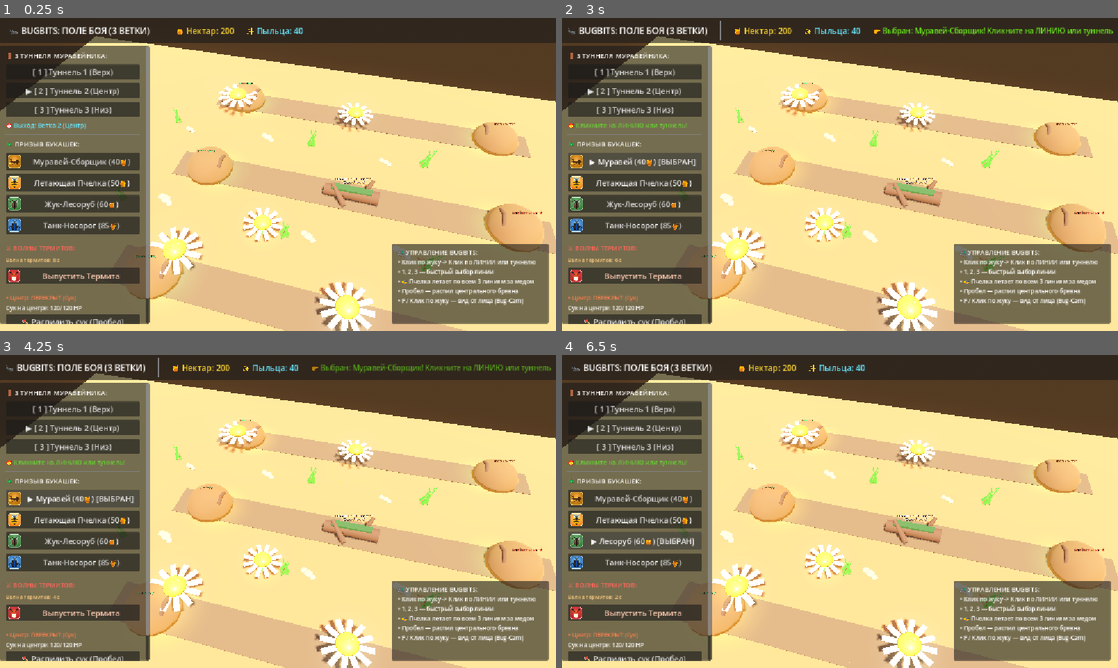
Above: before the commit, frames 1-4 (two rows, left to right).
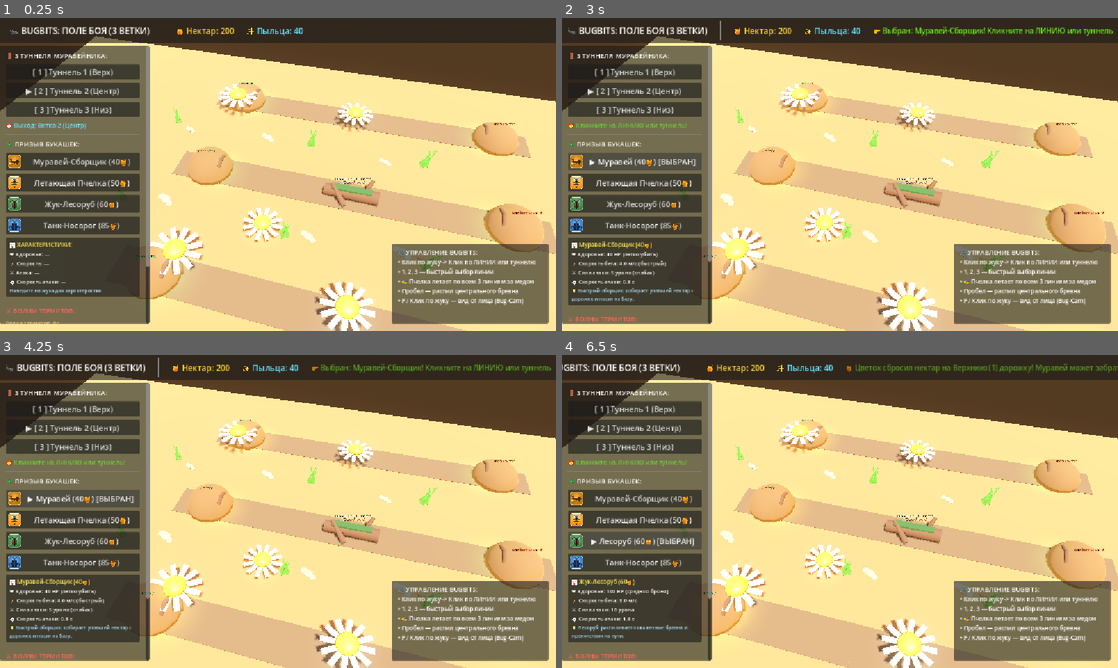
Above: after the commit, the same moments.

Repository: OLLEZHIK/game
Game: Godot game, scene res://scenes/main.tscn
Same seed, same stepped clock (60 frames per second), same inputs: the game is played once before the commit and once after it.
Inputs:
- Up to frame 1 (0.25 s): no input
- Up to frame 2 (3 s): click "[ 1 ] Туннель 1 (Верх)" at 0.5 s; click "▶ [ 2 ] Туннель 2 (Центр)" at 1.25 s; click "[ 3 ] Туннель 3 (Низ)" at 2 s; click "Муравей-Сборщик (40🍯)" at 2.75 s
- Up to frame 3 (4.25 s): click "▶ Муравей (40🍯) [ВЫБРАН]" at 3.5 s
- Up to frame 4 (6.5 s): click "Летающая Пчелка (50🍯)" at 4.25 s; click "▶ Пчелка (50🍯) [ВЫБРАНА]" at 5 s; click "Жук-Лесоруб (60🍯)" at 5.75 s

The runs differ from the first frame. In frame 1, 4.7% of the frame differs, in the area x 1-65%, y 22-98%; in frame 2, 5.2%; in frame 3, 5.2%; in frame 4, 6.6%, in the area x 0-100%, y 2-98%.

Commit message:
Add 10s flower nectar drop mechanic, worker ant path collection, bee flower harvest, and bug characteristics display

Diff:
--- a/scenes/main.tscn
+++ b/scenes/main.tscn
@@ -191,6 +191,60 @@
 icon = ExtResource("7_irhino")
 expand_icon = true
 
+[node name="BugStatsPanel" type="PanelContainer" parent="UI/LeftPanel/ScrollContainer/MarginContainer/VBoxContainer"]
+unique_name_in_owner = true
+layout_mode = 2
+
+[node name="StatsMargin" type="MarginContainer" parent="UI/LeftPanel/ScrollContainer/MarginContainer/VBoxContainer/BugStatsPanel"]
+layout_mode = 2
+theme_override_constants/margin_left = 8
+theme_override_constants/margin_top = 6
+theme_override_constants/margin_right = 8
+theme_override_constants/margin_bottom = 6
+
+[node name="StatsVBox" type="VBoxContainer" parent="UI/LeftPanel/ScrollContainer/MarginContainer/VBoxContainer/BugStatsPanel/StatsMargin"]
+layout_mode = 2
+theme_override_constants/separation = 3
+
+[node name="LabelStatTitle" type="Label" parent="UI/LeftPanel/ScrollContainer/MarginContainer/VBoxContainer/BugStatsPanel/StatsMargin/StatsVBox"]
+unique_name_in_owner = true
+layout_mode = 2
+theme_override_colors/font_color = Color(1, 0.9, 0.3, 1)
+theme_override_font_sizes/font_size = 12
+text = "📊 ХАРАКТЕРИСТИКИ:"
+
+[node name="LabelStatHp" type="Label" parent="UI/LeftPanel/ScrollContainer/MarginContainer/VBoxContainer/BugStatsPanel/StatsMargin/StatsVBox"]
+unique_name_in_owner = true
+layout_mode = 2
+theme_override_font_sizes/font_size = 11
+text = "❤️ Здоровье: —"
+
+[node name="LabelStatSpeed" type="Label" parent="UI/LeftPanel/ScrollContainer/MarginContainer/VBoxContainer/BugStatsPanel/StatsMargin/StatsVBox"]
+unique_name_in_owner = true
+layout_mode = 2
+theme_override_font_sizes/font_size = 11
+text = "🏃 Скорость: —"
+
+[node name="LabelStatDamage" type="Label" parent="UI/LeftPanel/ScrollContainer/MarginContainer/VBoxContainer/BugStatsPanel/StatsMargin/StatsVBox"]
+unique_name_in_owner = true
+layout_mode = 2
+theme_override_font_sizes/font_size = 11
+text = "⚔️ Атака: —"
+
+[node name="LabelStatCadence" type="Label" parent="UI/LeftPanel/ScrollContainer/MarginContainer/VBoxContainer/BugStatsPanel/StatsMargin/StatsVBox"]
+unique_name_in_owner = true
+layout_mode = 2
+theme_override_font_sizes/font_size = 11
+text = "⏱️ Скорость атаки: —"
+
+[node name="LabelStatDesc" type="Label" parent="UI/LeftPanel/ScrollContainer/MarginContainer/VBoxContainer/BugStatsPanel/StatsMargin/StatsVBox"]
+unique_name_in_owner = true
+layout_mode = 2
+theme_override_colors/font_color = Color(0.7, 0.9, 1, 1)
+theme_override_font_sizes/font_size = 10
+text = "Наведите на жука для характеристик"
+autowrap_mode = 2
+
 [node name="HSeparator2" type="HSeparator" parent="UI/LeftPanel/ScrollContainer/MarginContainer/VBoxContainer"]
 layout_mode = 2
 
@@ -241,17 +295,6 @@
 layout_mode = 2
 focus_mode = 0
 text = "🪓 Распилить сук (Пробел)"
-
-[node name="HSeparator4" type="HSeparator" parent="UI/LeftPanel/ScrollContainer/MarginContainer/VBoxContainer"]
-layout_mode = 2
-
-[node name="LabelSelectedBug" type="Label" parent="UI/LeftPanel/ScrollContainer/MarginContainer/VBoxContainer"]
-unique_name_in_owner = true
-layout_mode = 2
-theme_override_colors/font_color = Color(0.5, 0.9, 1, 1)
-theme_override_font_sizes/font_size = 12
-text = "Кликните по жуку для выбора"
-autowrap_mode = 2
 
 [node name="ControlGuide" type="PanelContainer" parent="UI"]
 anchors_preset = 3
--- a/scenes/map/forest_map.tscn
+++ b/scenes/map/forest_map.tscn
@@ -162,18 +162,29 @@
 
 [node name="Daisy1" parent="Props/Daisies" instance=ExtResource("8_pdaisy")]
 transform = Transform3D(1.2, 0, 0, 0, 1.2, 0, 0, 0, 1.2, -6, 0, 10.5)
+can_drop_nectar = true
+associated_lane_index = 2
+drop_target_z = 12.0
 
 [node name="Daisy2" parent="Props/Daisies" instance=ExtResource("8_pdaisy")]
 transform = Transform3D(1.1, 0, 0, 0, 1.1, 0, 0, 0, 1.1, 8, 0, 11.5)
+can_drop_nectar = false
 
 [node name="Daisy3" parent="Props/Daisies" instance=ExtResource("8_pdaisy")]
 transform = Transform3D(1.3, 0, 0, 0, 1.3, 0, 0, 0, 1.3, -8, 0, -10.5)
+can_drop_nectar = true
+associated_lane_index = 0
+drop_target_z = -12.0
 
 [node name="Daisy4" parent="Props/Daisies" instance=ExtResource("8_pdaisy")]
 transform = Transform3D(1.1, 0, 0, 0, 1.1, 0, 0, 0, 1.1, 6, 0, -11)
+can_drop_nectar = true
+associated_lane_index = 0
+drop_target_z = -12.0
 
 [node name="Daisy5" parent="Props/Daisies" instance=ExtResource("8_pdaisy")]
 transform = Transform3D(0.95, 0, 0, 0, 0.95, 0, 0, 0, 0.95, 0, 0, 6)
+can_drop_nectar = false
 
 [node name="Pebbles" type="Node3D" parent="Props"]
 
--- a/scenes/props/daisy_flower.tscn
+++ b/scenes/props/daisy_flower.tscn
@@ -4,6 +4,7 @@
 [ext_resource type="Material" uid="uid://m_daisy_center01" path="res://assets/materials/mat_daisy_center.tres" id="2_mcenter"]
 [ext_resource type="Material" uid="uid://m_nectar01" path="res://assets/materials/mat_nectar.tres" id="3_mnectar"]
 [ext_resource type="Material" uid="uid://m_grass01" path="res://assets/materials/mat_grass.tres" id="4_mleaf"]
+[ext_resource type="Script" path="res://scripts/props/flower.gd" id="5_fscript"]
 
 [sub_resource type="SphereMesh" id="SphereMesh_center"]
 material = ExtResource("2_mcenter")
@@ -32,6 +33,7 @@
 radial_segments = 8
 
 [node name="DaisyFlower" type="Node3D"]
+script = ExtResource("5_fscript")
 
 [node name="Stem" type="MeshInstance3D" parent="."]
 transform = Transform3D(1, 0, 0, 0, 1, 0, 0, 0, 1, 0, 0.7, 0)
--- /dev/null
+++ b/scenes/props/fallen_nectar_drop.tscn
@@ -0,0 +1,45 @@
+[gd_scene load_steps=6 format=3 uid="uid://b_drop_nectar01"]
+
+[ext_resource type="Script" path="res://scripts/props/fallen_nectar_drop.gd" id="1_dscript"]
+[ext_resource type="Material" uid="uid://m_nectar01" path="res://assets/materials/mat_nectar.tres" id="2_dmnectar"]
+
+[sub_resource type="SphereMesh" id="SphereMesh_drop"]
+material = ExtResource("2_dmnectar")
+radius = 0.32
+height = 0.52
+radial_segments = 12
+rings = 6
+
+[sub_resource type="SphereShape3D" id="SphereShape3D_drop"]
+radius = 0.6
+
+[node name="FallenNectarDrop" type="Area3D"]
+collision_layer = 3
+collision_mask = 3
+script = ExtResource("1_dscript")
+
+[node name="CollisionShape3D" type="CollisionShape3D" parent="."]
+shape = SubResource("SphereShape3D_drop")
+
+[node name="Visual" type="Node3D" parent="."]
+
+[node name="Droplet" type="MeshInstance3D" parent="Visual"]
+transform = Transform3D(1, 0, 0, 0, 1, 0, 0, 0, 1, 0, 0.15, 0)
+mesh = SubResource("SphereMesh_drop")
+
+[node name="Label3D" type="Label3D" parent="Visual"]
+transform = Transform3D(1, 0, 0, 0, 1, 0, 0, 0, 1, 0, 0.65, 0)
+pixel_size = 0.007
+billboard = 1
+double_sided = false
+text = "🍯 +30"
+font_size = 24
+outline_size = 4
+outline_color = Color(0, 0, 0, 0.85)
+modulate = Color(1, 0.9, 0.3, 1)
+
+[node name="OmniLight3D" type="OmniLight3D" parent="."]
+transform = Transform3D(1, 0, 0, 0, 1, 0, 0, 0, 1, 0, 0.4, 0)
+light_color = Color(1, 0.8, 0.25, 1)
+light_energy = 1.2
+omni_range = 2.2
--- a/scenes/units/rhino_beetle.tscn
+++ b/scenes/units/rhino_beetle.tscn
@@ -29,9 +29,10 @@
 script = ExtResource("1_urhino")
 unit_name = "Жук-Носорог (Танк)"
 role = 1
-max_health = 240.0
-move_speed = 2.2
-attack_damage = 22.0
+max_health = 260.0
+move_speed = 1.8
+attack_damage = 30.0
+attack_cooldown = 1.6
 
 [node name="Visuals" type="Node3D" parent="."]
 
--- a/scenes/units/termite_soldier.tscn
+++ b/scenes/units/termite_soldier.tscn
@@ -32,8 +32,9 @@
 role = 3
 is_enemy = true
 max_health = 85.0
-move_speed = 2.8
-attack_damage = 18.0
+move_speed = 2.6
+attack_damage = 16.0
+attack_cooldown = 1.1
 
 [node name="Visuals" type="Node3D" parent="."]
 
--- a/scenes/units/woodcutter_beetle.tscn
+++ b/scenes/units/woodcutter_beetle.tscn
@@ -29,9 +29,10 @@
 script = ExtResource("1_uwood")
 unit_name = "Жук-Лесоруб (Усач)"
 role = 2
-max_health = 110.0
+max_health = 100.0
 move_speed = 3.0
-attack_damage = 15.0
+attack_damage = 16.0
+attack_cooldown = 1.0
 
 [node name="Visuals" type="Node3D" parent="."]
 
--- a/scenes/units/worker_ant.tscn
+++ b/scenes/units/worker_ant.tscn
@@ -31,8 +31,10 @@
 script = ExtResource("1_uhead")
 unit_name = "Муравей-Рабочий"
 role = 0
-max_health = 65.0
-move_speed = 3.8
+max_health = 40.0
+move_speed = 4.6
+attack_damage = 5.0
+attack_cooldown = 0.8
 
 [node name="Visuals" type="Node3D" parent="."]
 
--- a/scripts/core/main.gd
+++ b/scripts/core/main.gd
@@ -7,6 +7,7 @@
 const WOODCUTTER_BEETLE_SCENE = preload("res://scenes/units/woodcutter_beetle.tscn")
 const FLYING_BEE_SCENE = preload("res://scenes/units/flying_bee.tscn")
 const TERMITE_SOLDIER_SCENE = preload("res://scenes/units/termite_soldier.tscn")
+const FALLEN_NECTAR_DROP_SCENE = preload("res://scenes/props/fallen_nectar_drop.tscn")
 
 @onready var forest_map: ForestMap = $ForestMap
 @onready var rts_camera: RTSCamera = $RTSCamera
@@ -26,10 +27,20 @@
 @onready var btn_spawn_rhino: Button = %BtnSpawnRhino
 @onready var btn_spawn_enemy: Button = %BtnSpawnEnemy if has_node("%BtnSpawnEnemy") else null
 @onready var label_wave_status: Label = %LabelWaveStatus if has_node("%LabelWaveStatus") else null
-@onready var label_selected_bug: Label = %LabelSelectedBug
+
+# Stats panel elements
+@onready var label_stat_title: Label = %LabelStatTitle if has_node("%LabelStatTitle") else null
+@onready var label_stat_hp: Label = %LabelStatHp if has_node("%LabelStatHp") else null
+@onready var label_stat_speed: Label = %LabelStatSpeed if has_node("%LabelStatSpeed") else null
+@onready var label_stat_damage: Label = %LabelStatDamage if has_node("%LabelStatDamage") else null
+@onready var label_stat_cadence: Label = %LabelStatCadence if has_node("%LabelStatCadence") else null
+@onready var label_stat_desc: Label = %LabelStatDesc if has_node("%LabelStatDesc") else null
+
 @onready var bug_cam_banner: PanelContainer = %BugCamBanner
 @onready var label_notification: Label = %LabelNotification if has_node("%LabelNotification") else null
 @onready var label_active_lane: Label = %LabelActiveLane if has_node("%LabelActiveLane") else null
+
+var fallen_nectar_drops: Array = []
 
 # Economy resources (from docs/03_economy_and_resources.md)
 var nectar: int = 200
@@ -76,16 +87,21 @@
 	# Bug selection buttons
 	if btn_spawn_worker:
 		btn_spawn_worker.pressed.connect(func(): select_bug_for_deployment(WORKER_ANT_SCENE, 40, "Муравей-Сборщик"))
+		btn_spawn_worker.mouse_entered.connect(func(): display_stats_for_bug_name("Муравей-Сборщик"))
 	if btn_spawn_bee:
 		btn_spawn_bee.pressed.connect(func(): select_bug_for_deployment(FLYING_BEE_SCENE, 50, "Летающая Пчелка"))
+		btn_spawn_bee.mouse_entered.connect(func(): display_stats_for_bug_name("Летающая Пчелка"))
 	if btn_spawn_woodcutter:
 		btn_spawn_woodcutter.pressed.connect(func(): select_bug_for_deployment(WOODCUTTER_BEETLE_SCENE, 60, "Жук-Лесоруб"))
+		btn_spawn_woodcutter.mouse_entered.connect(func(): display_stats_for_bug_name("Жук-Лесоруб"))
 	if btn_spawn_rhino:
 		btn_spawn_rhino.pressed.connect(func(): select_bug_for_deployment(RHINO_BEETLE_SCENE, 85, "Танк-Носорог"))
+		btn_spawn_rhino.mouse_entered.connect(func(): display_stats_for_bug_name("Танк-Носорог"))
 
 	# Enemy manual trigger button
 	if btn_spawn_enemy:
 		btn_spawn_enemy.pressed.connect(func(): spawn_enemy_wave(randi() % 3))
+		btn_spawn_enemy.mouse_entered.connect(func(): display_stats_for_bug_name("Термит-Воин"))
 
 	# Connect 3D world tunnel and lane clicking
 	if forest_map:
@@ -142,6 +158,7 @@
 
 ## 1. Step 1: Player clicks on bug icon to deploy
 func select_bug_for_deployment(scene: PackedScene, cost: int, title: String) -> void:
+	display_stats_for_bug_name(title)
 	if nectar < cost:
 		show_notice("❌ Недостаточно нектара! Нужно: %d🍯 (у вас: %d🍯)" % [cost, nectar], Color(1, 0.35, 0.3))
 		return
@@ -178,6 +195,7 @@
 	if forest_map and forest_map.allied_base:
 		forest_map.allied_base.set_highlight_for_deployment(false)
 	_update_bug_button_styles()
+	clear_bug_stats()
 	show_notice("Выбор отменен.", Color(0.8, 0.8, 0.8))
 
 func _update_bug_button_styles() -> void:
@@ -264,8 +282,7 @@
 
 func select_unit(unit: Node3D) -> void:
 	selected_unit = unit
-	if label_selected_bug and "unit_name" in unit:
-		label_selected_bug.text = "Выбран: %s\n(Нажмите F для Bug-Cam)" % unit.unit_name
+	display_stats_from_unit(unit)
 
 func toggle_bug_cam_on_selected() -> void:
 	if not selected_unit:
@@ -281,10 +298,62 @@
 	active_units.erase(unit)
 	if selected_unit == unit:
 		selected_unit = null
+		clear_bug_stats()
 		if rts_camera and rts_camera.is_bug_cam:
 			rts_camera.reset_to_overview()
-		if label_selected_bug:
-			label_selected_bug.text = "Жук погиб!"
+
+func spawn_fallen_nectar_drop(pos: Vector3, lane_idx: int) -> Node3D:
+	var drop = FALLEN_NECTAR_DROP_SCENE.instantiate()
+	drop.position = pos
+	drop.lane_index = lane_idx
+	add_child(drop)
+	fallen_nectar_drops.append(drop)
+	drop.tree_exited.connect(func(): fallen_nectar_drops.erase(drop))
+	var lane_names = ["Верхнюю (1)", "Среднюю (2)", "Нижнюю (3)"]
+	show_notice("🍯 Цветок сбросил нектар на %s дорожку! Муравей может забрать его." % lane_names[lane_idx], Color(1.0, 0.85, 0.2))
+	return drop
+
+func display_bug_stats(title_str: String, hp_str: String, speed_str: String, dmg_str: String, cadence_str: String, desc_str: String) -> void:
+	if label_stat_title:
+		label_stat_title.text = "📊 %s" % title_str
+	if label_stat_hp:
+		label_stat_hp.text = "❤️ Здоровье: %s" % hp_str
+	if label_stat_speed:
+		label_stat_speed.text = "🏃 Скорость бега: %s" % speed_str
+	if label_stat_damage:
+		label_stat_damage.text = "⚔️ Сила атаки: %s" % dmg_str
+	if label_stat_cadence:
+		label_stat_cadence.text = "⏱️ Скорость атаки: %s" % cadence_str
+	if label_stat_desc:
+		label_stat_desc.text = desc_str
+
+func display_stats_for_bug_name(bname: String) -> void:
+	match bname:
+		"Муравей-Сборщик":
+			display_bug_stats("Муравей-Сборщик (40🍯)", "40 HP (легко убить)", "4.6 м/с (быстрый)", "5 урона (слабая)", "0.8 с", "💡 Быстрый сборщик: собирает упавший нектар с дорожек и носит на базу.")
+		"Летающая Пчелка":
+			display_bug_stats("Летающая Пчелка (50🍯)", "45 HP", "5.5 м/с (полет над полем)", "0 урона (мирный)", "—", "💡 Воздушный сборщик: забирает нектар прямо с цветков за 10с до их падения (+30🍯).")
+		"Жук-Лесоруб":
+			display_bug_stats("Жук-Лесоруб (60🍯)", "100 HP (средняя броня)", "3.0 м/с", "16 урона", "1.0 с", "💡 Лесоруб: распиливает поваленные бревна и препятствия на пути.")
+		"Танк-Носорог":
+			display_bug_stats("Танк-Носорог (85🍯)", "260 HP (огромный запас)", "1.8 м/с (медленный ход)", "30 урона (повышенная)", "1.6 с (медленный удар)", "💡 Танк: медленный, медленно бьет, но имеет колоссальное HP и сокрушительный таран.")
+		"Термит-Воин":
+			display_bug_stats("Термит-Воин (Враг)", "85 HP", "2.6 м/с", "16 урона", "1.1 с", "💡 Вражеский солдат: совершает набеги на нашу колонию.")
+
+func display_stats_from_unit(unit: Node3D) -> void:
+	if not is_instance_valid(unit):
+		return
+	var uname = unit.get("unit_name") if "unit_name" in unit else "Юнит"
+	var chp = int(unit.get("current_health")) if "current_health" in unit else 0
+	var mhp = int(unit.get("max_health")) if "max_health" in unit else 0
+	var spd = unit.get("move_speed") if "move_speed" in unit else 0.0
+	var dmg = unit.get("attack_damage") if "attack_damage" in unit else 0.0
+	var cad = unit.get("attack_cooldown") if "attack_cooldown" in unit else 0.0
+
+	display_bug_stats(uname, "%d / %d HP" % [chp, mhp], "%.1f м/с" % spd, "%.0f урона" % dmg if dmg > 0 else "—", "%.1f с" % cad if cad > 0 else "—", "Нажмите F для вида от лица (Bug-Cam)")
+
+func clear_bug_stats() -> void:
+	display_bug_stats("ХАРАКТЕРИСТИКИ:", "—", "—", "—", "—", "Кликните по жуку для деталей (F — вид от лица)")
 
 func saw_mid_log() -> void:
 	if forest_map:
--- /dev/null
+++ b/scripts/props/fallen_nectar_drop.gd
@@ -0,0 +1,60 @@
+class_name FallenNectarDrop
+extends Area3D
+
+signal collected(by_who: Node)
+
+@export var nectar_value: int = 30
+@export var lane_index: int = 0
+
+var is_collected: bool = false
+var _bob_timer: float = 0.0
+var _base_y: float = 0.22
+
+@onready var visual: Node3D = $Visual
+@onready var light: OmniLight3D = $OmniLight3D if has_node("OmniLight3D") else null
+
+func _ready() -> void:
+	_base_y = position.y
+	input_ray_pickable = true
+	input_event.connect(_on_input_event)
+
+	# Spawn drop animation (fall and bounce)
+	position.y = 1.6
+	var tween = create_tween()
+	tween.tween_property(self, "position:y", _base_y, 0.45).set_trans(Tween.TRANS_BOUNCE).set_ease(Tween.EASE_OUT)
+
+func _process(delta: float) -> void:
+	if is_collected:
+		return
+	_bob_timer += delta
+	# Gentle floating bob and slight spin
+	if visual:
+		visual.position.y = sin(_bob_timer * 4.0) * 0.06
+		visual.rotation.y += delta * 1.5
+
+func collect(collector: Node = null) -> int:
+	if is_collected:
+		return 0
+	is_collected = true
+	collected.emit(collector)
+
+	# Sound/Visual pop tween on visual child
+	if visual:
+		var tween = create_tween()
+		tween.tween_property(visual, "scale", Vector3(1.35, 1.35, 1.35), 0.1)
+		tween.parallel().tween_property(visual, "position:y", visual.position.y + 0.5, 0.2)
+		tween.tween_property(visual, "scale", Vector3(0.05, 0.05, 0.05), 0.12)
+		tween.tween_callback(queue_free)
+	else:
+		queue_free()
+	return nectar_value
+
+func _on_input_event(_camera: Node, event: InputEvent, _pos: Vector3, _norm: Vector3, _shape: int) -> void:
+	if event is InputEventMouseButton and event.button_index == MOUSE_BUTTON_LEFT and event.is_pressed():
+		# Direct player click collection!
+		var main_node = get_tree().root.find_child("Main", true, false)
+		if main_node and "nectar" in main_node:
+			main_node.nectar += collect(main_node)
+			main_node._update_hud()
+			if main_node.has_method("show_notice"):
+				main_node.show_notice("🍯 Собрана капля нектара (+30🍯)!", Color(1.0, 0.9, 0.2))
--- /dev/null
+++ b/scripts/props/flower.gd
@@ -0,0 +1,95 @@
+class_name FlowerProp
+extends Node3D
+
+signal nectar_dropped(drop_pos: Vector3, lane_idx: int)
+signal nectar_harvested_by_bee()
+
+@export var can_drop_nectar: bool = true
+@export var drop_interval: float = 10.0
+@export var associated_lane_index: int = 2
+@export var drop_target_z: float = 12.0
+
+var has_nectar: bool = true
+var nectar_timer: float = 0.0
+
+@onready var droplet_mesh: MeshInstance3D = $NectarDroplet if has_node("NectarDroplet") else null
+@onready var nectar_light: OmniLight3D = $NectarLight if has_node("NectarLight") else null
+
+var _initial_droplet_scale: Vector3 = Vector3.ONE
+
+func _ready() -> void:
+	if droplet_mesh:
+		_initial_droplet_scale = droplet_mesh.scale
+	# Stagger initial timers so flowers don't drop at the exact same second
+	nectar_timer = randf_range(2.0, 7.0)
+	_update_visuals()
+
+func _process(delta: float) -> void:
+	if not can_drop_nectar:
+		return
+
+	if has_nectar:
+		nectar_timer += delta
+
+		# Visual growth and glowing pulse as nectar accumulates
+		if droplet_mesh:
+			var ratio = clampf(nectar_timer / drop_interval, 0.35, 1.0)
+			var pulse = 1.0 + sin(Time.get_ticks_msec() * 0.007) * 0.1
+			droplet_mesh.scale = _initial_droplet_scale * ratio * pulse
+
+		if nectar_light:
+			nectar_light.light_energy = 0.6 + (nectar_timer / drop_interval) * 0.6
+
+		# Once 10 seconds pass without a bee collecting, drop to the lane path!
+		if nectar_timer >= drop_interval:
+			drop_nectar_onto_path()
+
+func drop_nectar_onto_path() -> void:
+	has_nectar = false
+	nectar_timer = 0.0
+	_update_visuals()
+
+	# Drop target coordinate on the dirt path of the lane
+	var drop_pos = Vector3(global_position.x, 0.22, drop_target_z)
+
+	var tree = get_tree()
+	if tree:
+		var main_node = tree.root.find_child("Main", true, false)
+		if main_node and main_node.has_method("spawn_fallen_nectar_drop"):
+			main_node.spawn_fallen_nectar_drop(drop_pos, associated_lane_index)
+
+	nectar_dropped.emit(drop_pos, associated_lane_index)
+
+	# Flower begins regenerating a new nectar drop after 4 seconds
+	var tween = create_tween()
+	tween.tween_interval(4.0)
+	tween.tween_callback(func():
+		has_nectar = true
+		nectar_timer = 0.0
+		_update_visuals()
+	)
+
+func harvest_by_bee() -> bool:
+	if not has_nectar:
+		return false
+
+	has_nectar = false
+	nectar_timer = 0.0
+	_update_visuals()
+	nectar_harvested_by_bee.emit()
+
+	# Regrow nectar after gathering
+	var tween = create_tween()
+	tween.tween_interval(4.5)
+	tween.tween_callback(func():
+		has_nectar = true
+		nectar_timer = 0.0
+		_update_visuals()
+	)
+	return true
+
+func _update_visuals() -> void:
+	if droplet_mesh:
+		droplet_mesh.visible = has_nectar
+	if nectar_light:
+		nectar_light.light_energy = 0.9 if has_nectar else 0.15
--- a/scripts/units/bug_unit.gd
+++ b/scripts/units/bug_unit.gd
@@ -92,10 +92,21 @@
 			current_state = UnitState.SAWING
 			return
 
-	# Harvester reaching flower
-	if role == UnitRole.HARVESTER and not is_enemy and lane_index == 2:
-		# Mid-way on bottom lane is the nectar glade
-		if progress_dist >= path_total_len * 0.48:
+	# Harvester: check for fallen nectar on this lane path
+	if role == UnitRole.HARVESTER and not is_enemy:
+		var drop = _find_nearest_fallen_drop()
+		if drop:
+			carried_nectar = drop.collect(self)
+			current_state = UnitState.RETURNING
+			march_direction = -1.0 # head back to base
+			_update_hp_display()
+			var main_game = get_tree().root.find_child("Main", true, false)
+			if main_game and main_game.has_method("show_notice"):
+				main_game.show_notice("🐜 Муравей подобрал упавший нектар (+%d🍯)!" % carried_nectar, Color(0.4, 1.0, 0.5))
+			return
+
+		# Also check if reached flower glade on bottom lane
+		if lane_index == 2 and progress_dist >= path_total_len * 0.48:
 			current_state = UnitState.HARVESTING
 			_attack_timer = 2.5 # harvesting duration
 			return
@@ -117,6 +128,21 @@
 	if (not is_enemy and progress_dist >= path_total_len) or (is_enemy and progress_dist <= 0.0):
 		# Reached opposing base
 		queue_free()
+
+func _find_nearest_fallen_drop() -> Area3D:
+	var tree = get_tree()
+	if not tree:
+		return null
+	var main_node = tree.root.find_child("Main", true, false)
+	if not main_node or not ("fallen_nectar_drops" in main_node):
+		return null
+
+	for drop in main_node.fallen_nectar_drops:
+		if is_instance_valid(drop) and not drop.is_collected:
+			if drop.lane_index == lane_index:
+				if global_position.distance_to(drop.global_position) <= 2.5:
+					return drop
+	return null
 
 func _find_nearest_enemy_on_lane() -> CharacterBody3D:
 	var tree = get_tree()
--- a/scripts/units/flying_bee.gd
+++ b/scripts/units/flying_bee.gd
@@ -96,25 +96,49 @@
 			_update_hp_display()
 			pick_next_flower()
 
+var target_flower_node: Node = null
+
 func _process_gathering(delta: float) -> void:
 	gather_timer -= delta
 	if gather_timer <= 0.0:
 		carried_nectar = 30
+		if target_flower_node and is_instance_valid(target_flower_node) and target_flower_node.has_method("harvest_by_bee"):
+			target_flower_node.harvest_by_bee()
 		current_state = BeeState.RETURNING_HOME
 		_update_hp_display()
 
 func pick_next_flower() -> void:
 	current_state = BeeState.FLYING_TO_FLOWER
-	# Targets across all 3 lanes (daisies)
-	var flower_candidates = [
-		Vector3(-6, 0, 10.5),   # Bot lane daisy 1
-		Vector3(8, 0, 11.5),    # Bot lane daisy 2
-		Vector3(-8, 0, -10.5),  # Top lane daisy 3
-		Vector3(6, 0, -11.0),   # Top lane daisy 4
-		Vector3(0, 0, 6.0)      # Mid-bot daisy 5
-	]
-	flower_candidates.shuffle()
-	target_flower_pos = flower_candidates[0]
+	target_flower_node = _find_flower_with_nectar()
+	if target_flower_node:
+		target_flower_pos = target_flower_node.global_position
+	else:
+		# Fallback to daisy positions across the map
+		var flower_candidates = [
+			Vector3(-6, 0, 10.5),   # Bot lane daisy 1
+			Vector3(8, 0, 11.5),    # Bot lane daisy 2
+			Vector3(-8, 0, -10.5),  # Top lane daisy 3
+			Vector3(6, 0, -11.0),   # Top lane daisy 4
+			Vector3(0, 0, 6.0)      # Mid-bot daisy 5
+		]
+		flower_candidates.shuffle()
+		target_flower_pos = flower_candidates[0]
+
+func _find_flower_with_nectar() -> Node:
+	var tree = get_tree()
+	if not tree:
+		return null
+	var daisies_node = tree.root.find_child("Daisies", true, false)
+	if not daisies_node:
+		return null
+	var ready_flowers: Array[Node] = []
+	for child in daisies_node.get_children():
+		if ("has_nectar" in child) and child.has_nectar:
+			ready_flowers.append(child)
+	if ready_flowers.size() > 0:
+		ready_flowers.shuffle()
+		return ready_flowers[0]
+	return null
 
 func take_damage(amount: float) -> void:
 	if current_state == BeeState.DEAD:
Not shown, added: scripts/props/fallen_nectar_drop.gd.uid
Not shown, added: scripts/props/flower.gd.uid
